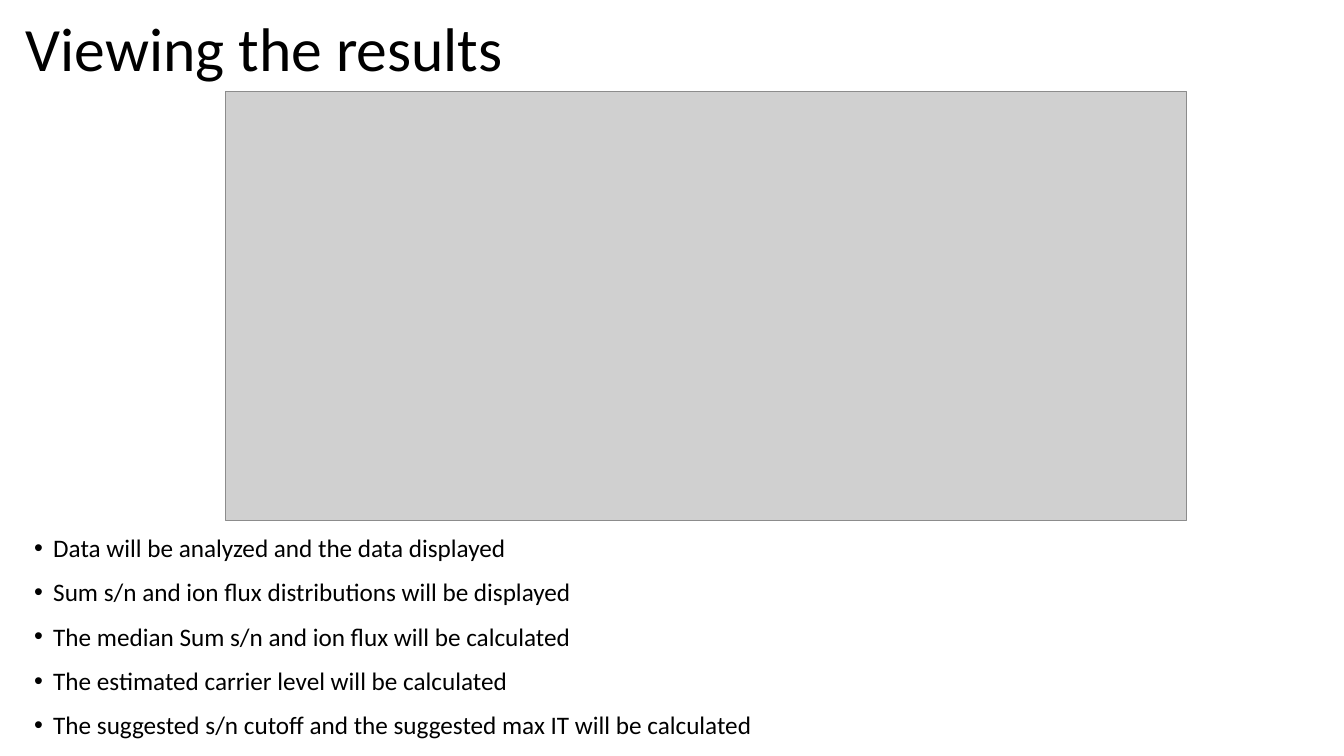
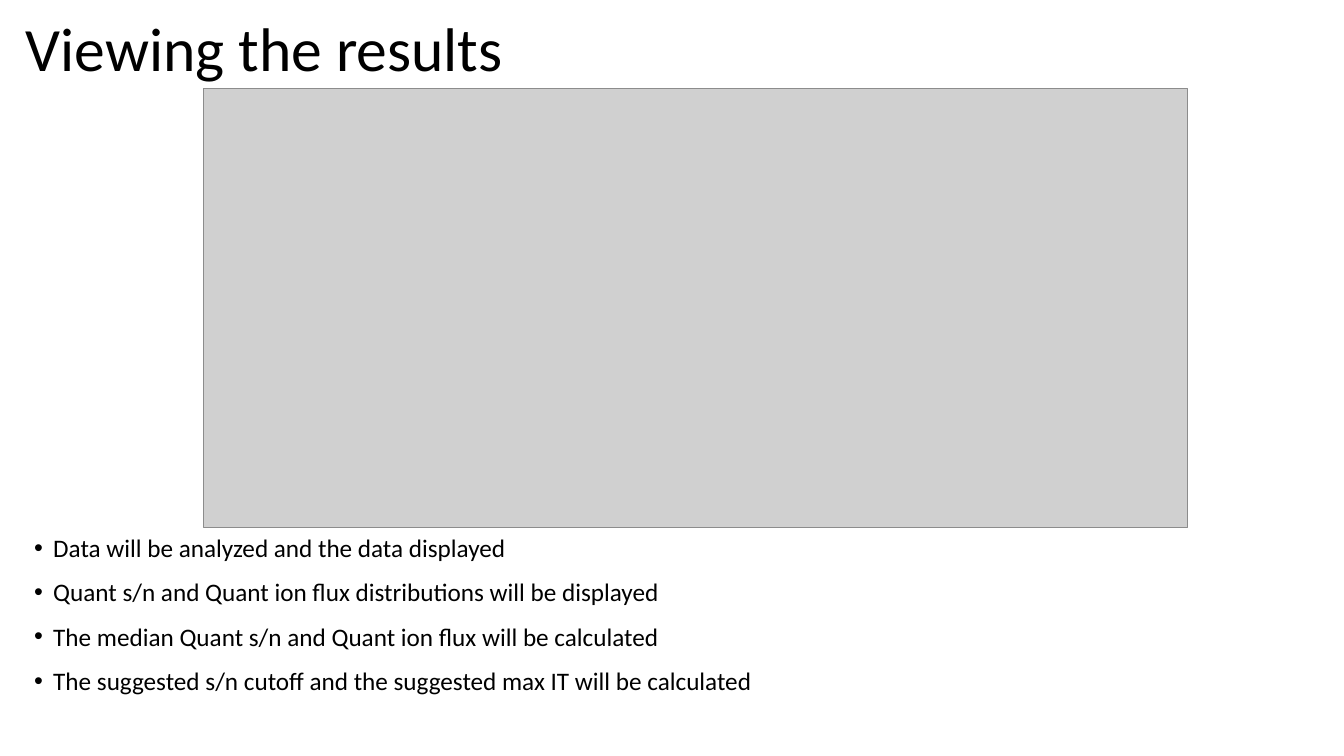
Before and after one commit to scp-ms/SCPCompanion, a slide deck: slide 5 of GettingStarted/UsingSCPCompanion.pptx. Drawn at 1344x756 pixels with LibreOffice and Linux fonts; fonts in the diff are those of the drawing; grey boxes stand for pictures. Boxes give left, top, right and bottom in pixels: in the first picture for what was removed or moved away, otherwise in the second. Text is boxed around its words. In the diff, an @@ line names an element or a change of style, - is before the commit and + after.

```diff
--- a/GettingStarted/UsingSCPCompanion.pptx
+++ b/GettingStarted/UsingSCPCompanion.pptx
@@ picture: place and size @@
-picture at <box>226,91,1187,520</box>
+picture at <box>204,88,1188,527</box>
@@ text at <box>53,583,658,650</box>: text changed @@
-• Sum s/n and ion flux distributions will be displayed
-• The median Sum s/n and ion flux will be calculated
-• The estimated carrier level will be calculated
+• Quant s/n and Quant ion flux distributions will be displayed
+• The median Quant s/n and Quant ion flux will be calculated
```
Also in this commit, not shown: 3 other slides changed, 2 slides added, 4 other files.
